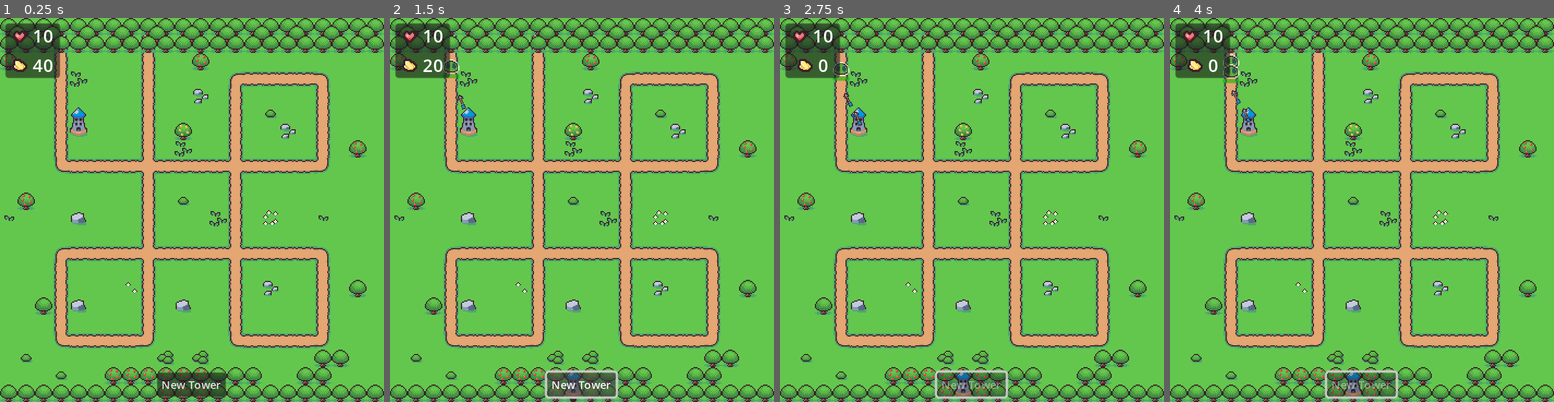
Above: before the commit, frames 1-4 (left to right).
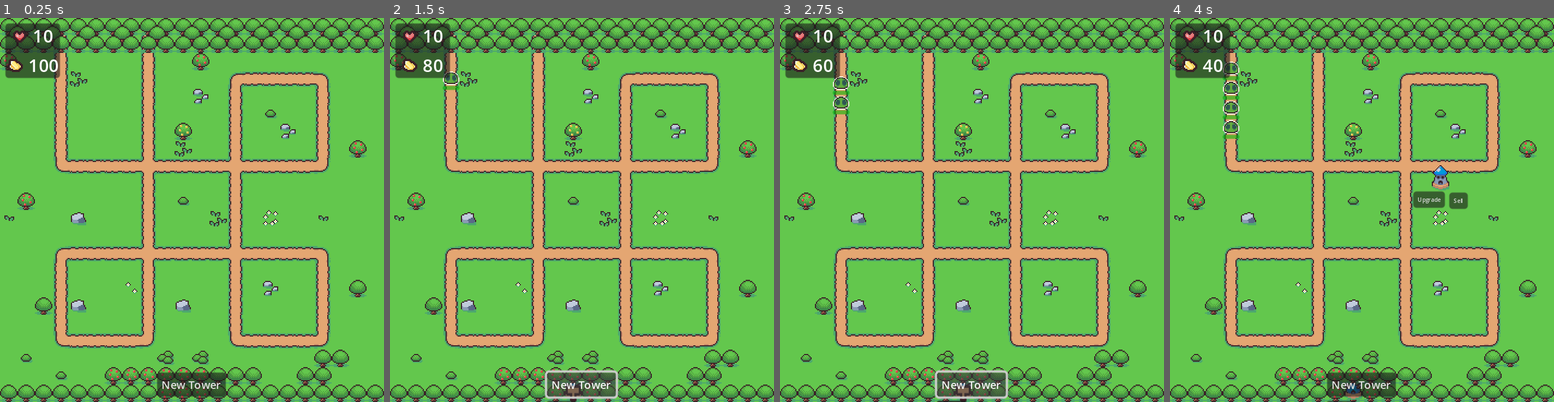
Above: after the commit, the same moments.

Repository: Th1nhNg0/Farm-Defender-Tactics
Game: Godot game, scene res://Scenes/MainScenes/main.tscn
Same seed, same stepped clock (60 frames per second), same inputs: the game is played once before the commit and once after it.
Inputs (mouse positions are in pixels of both pictures, inside the frame that each line leads up to):
- Up to frame 1 (0.25 s): no input
- Up to frame 2 (1.5 s): click "New Tower" at 0.5 s; click "New Tower" at 1.25 s
- Up to frame 3 (2.75 s): click "New Tower" at 2 s
- Up to frame 4 (4 s): move the mouse to (1446, 190) at 2.77 s; click (1446, 190) at 2.92 s; click (1427, 198) at 3.5 s, where only the run after the commit has a clickable "Upgrade"

The runs differ from the first frame. In frame 1, 0.5% of the frame differs, in the area x 1-23%, y 10-31%; in frame 2, 0.8%; in frame 3, 1.6%; in frame 4, 3.4%, in the area x 3-78%, y 9-100%.

Commit message:
Fix tower bullet speed and enemy money on die

Diff:
--- /dev/null
+++ b/Components/base_component.gd
@@ -0,0 +1,46 @@
+@icon("res://Assets/component_icon.svg")
+extends Node
+class_name BaseComponent
+
+## A base for components.
+
+## Emitted when the component is enabled when it was disabled.
+signal was_enabled()
+## Emitted when the component is disabled when it was enabled.
+signal was_disabled()
+
+@export_category("BaseComponent")
+
+## Whether the component is enabled.
+@export var enabled := true:
+	set(enabled_):
+		var previous_state := enabled
+		enabled = enabled_
+
+		# State change signals.
+		if previous_state != enabled:
+			if enabled:
+				was_enabled.emit()
+			else:
+				was_disabled.emit()
+	get:
+		return enabled
+
+## Enable the component.
+func enable() -> void:
+	enabled = true
+
+## Disable the component.
+func disable() -> void:
+	enabled = false
+
+## Return whether the component is enabled.
+func is_enabled() -> bool:
+	return enabled
+
+func _ready() -> void:
+	pass
+
+# Returns a nice smoothed value independent of frame rate.
+func _smoothed(value: float, delta: float) -> float:
+	return 1.0 - exp(-delta * value)
--- /dev/null
+++ b/Components/bounce_component.gd
@@ -0,0 +1,120 @@
+@icon("res://Assets/component_icon.svg")
+extends BaseComponent
+class_name TweenedComponent
+
+## Looping types.
+enum Loop {
+	FROM_START, # repeat from the start on a loop
+	PING_PONG,  # repeat back and forth
+	OFF,        # do not repeat
+}
+
+## Represents no time at all, in seconds(!).
+const NO_DURATION := 0.0
+
+## Emitted when the tween has started.
+signal started()
+
+## Emitted when the tween has stopped.
+signal stopped()
+
+## Emitted when the tween has finished.
+signal finished()
+
+## Emitted when a tween loop has finished.
+signal loop_finished(loop_count: int)
+
+## Emitted when a tween step has finished.
+signal step_finished(idx: int)
+
+## The tween's transition type.
+@export var transition: Tween.TransitionType = Tween.TRANS_SINE:
+	set(transition_):
+		transition = transition_
+		if _tween:
+			_tween.set_trans.call_deferred(transition)
+
+## The tween's easing type.
+@export var easing: Tween.EaseType = Tween.EASE_IN:
+	set(easing_):
+		easing = easing_
+		if _tween:
+			_tween.set_ease.call_deferred(easing)
+
+## How to loop the tween.
+@export var loop: Loop = Loop.FROM_START
+
+## How long the tween should take (in seconds).  3,600s is one hour...
+@export_range(0.0, 60.0, 0.01, "hide_slider", "suffix:s", "or_greater") var duration := 1.0
+
+## How many times to repeat.  0 means repeat infinitely.
+@export_range(0, 1_000, 1, "or_greater") var repeats := 0
+
+# The tween which controls the animation.
+@onready var _tween: Tween
+
+## Return the tween.
+func get_tween() -> Tween:
+	return _tween
+
+# Whether the tween is playing.
+var _is_playing := false
+
+## Return whether the animation is playing.
+func is_playing() -> bool:
+	return _is_playing
+
+func _ready() -> void:
+	super()
+
+	# Start/stop the tween if the component is enabled/disabled.
+	was_enabled.connect(_on_was_enabled)
+	was_disabled.connect(_on_was_disabled)
+
+	_tween = get_tree().create_tween()
+	_tween.pause()
+
+	_tween.set_trans(transition)
+	_tween.set_ease(easing)
+	_tween.set_loops(repeats)
+
+	# Passthrough signals from the tween.
+	_tween.finished.connect(_on_tween_finished)
+	_tween.loop_finished.connect(_on_tween_loop_finished)
+	_tween.step_finished.connect(_on_tween_step_finished)
+
+	define_tween.call_deferred()
+
+func start() -> void:
+	_is_playing = true
+	_tween.play()
+	started.emit()
+
+func stop() -> void:
+	_is_playing = false
+	_tween.pause()
+	stopped.emit()
+
+## Define the tween.
+func define_tween() -> void:
+	assert(false, "define_tween() should be overloaded in the derived class.")
+
+# The method defining the tween's activity.
+func _define_tween() -> void:
+	define_tween()
+	_tween.pause()
+
+func _on_was_enabled() -> void:
+	start()
+
+func _on_was_disabled() -> void:
+	stop()
+
+func _on_tween_loop_finished(loop_count: int) -> void:
+	loop_finished.emit(loop_count)
+
+func _on_tween_step_finished(idx: int) -> void:
+	step_finished.emit(idx)
+
+func _on_tween_finished() -> void:
+	finished.emit()
--- /dev/null
+++ b/Components/bounce_component.tscn
@@ -0,0 +1,6 @@
+[gd_scene load_steps=2 format=3 uid="uid://cswm8swbunqwk"]
+
+[ext_resource type="Script" path="res://Components/bounce_component.gd" id="1_yollg"]
+
+[node name="bounce_component" type="Node2D"]
+script = ExtResource("1_yollg")
--- /dev/null
+++ b/Components/tweened_component.gd
@@ -0,0 +1,52 @@
+@icon("res://Assets/component_icon.svg")
+extends TweenedComponent
+class_name BounceComponent
+
+## Add a simple bouncing effect to a [Node2D].
+##
+## Attach the component to a [Node2D] to make it bounce.
+
+## How far to move the node from its original position (in pixels).
+@export var displacement := Vector2.ZERO
+
+# The node to bounce.
+var _target_node: Node2D
+
+# The original position of the node.
+var _original_position: Vector2
+
+func _ready() -> void:
+	super()
+
+	# Assign the target node.
+	_target_node = get_parent() as Node2D
+	assert(_target_node, "BounceComponent must be a child of a Node2D node in %s." % [str(get_path())])
+
+	# Record the target node's original position so that we can tween back to it.
+	_original_position = _target_node.position
+
+	# Start the tween if the component is enabled.
+	if enabled:
+		start.call_deferred()
+
+## Define the tween for this component.
+func define_tween() -> void:
+	# Determine the tween's final target position.
+	var target_position := _original_position + displacement
+
+	# Set up the first part of the tween to move to the target position.
+	get_tween().tween_property(_target_node, "position", target_position,
+		duration)
+
+	# Determine how to loop this tween.
+	match loop:
+		# If it loops from the start, go back to the original position instantly.
+		Loop.FROM_START:
+			get_tween().tween_property(_target_node, "position",
+				_original_position, NO_DURATION)
+		# If it ping-pongs, tween back to the original position.
+		Loop.PING_PONG:
+			get_tween().tween_property(_target_node, "position",
+				_original_position, duration)
+		_:
+			pass
--- a/Components/velocity_component.gd
+++ /dev/null
@@ -1,51 +0,0 @@
-@icon("res://Assets/component_icon.svg")
-class_name VelocityComponent
-extends Node
-
-## Apply acceleration and deceleration to [member CharacterBody2D.velocity].
-
-## The target velocity when decelerating.
-const DECELERATION_TARGET_VELOCITY := Vector2.ZERO
-
-## The maximum speed (pixels per second).
-@export_range(0.0, 1000.0, 0.01, "or_greater", "hide_slider") var max_speed := 64.0
-
-## The acceleration coefficient (0.0-1.0).  1.0 is instantaneous (full speed at
-## [i]t=0[/i]).
-@export_range(0.0, 1.0) var acceleration_coefficient := 1.0
-
-## The deceleration coefficient (0.0-1.0).  1.0 is instantaneous (full speed at
-## [i]t=0[/i]).
-@export_range(0.0, 1.0) var deceleration_coefficient := 1.0
-
-## The direction of the velocity.
-var direction := Vector2.ZERO
-
-## The [CharacterBody2D] to move.
-var character_node:CharacterBody2D
-
-func _ready() -> void:
-	character_node = get_parent() as CharacterBody2D
-	assert(character_node, "VelocityComponent must be a child of a CharacterBody2D node in %s." % [str(get_path())])
-
-func _physics_process(_delta: float) -> void:
-	# Accelerate if we have somewhere to go.
-	if direction: # bool(Vector2.ZERO) == false
-		_accelerate()
-	else:
-		# Decelerate if we're still moving.
-		if character_node.velocity:
-			_decelerate()
-
-	character_node.move_and_slide()
-
-# Accelerate the [member character_node].
-func _accelerate() -> void:
-	var acceleration_rate := max_speed * acceleration_coefficient
-	var speed = direction.normalized() * max_speed
-	character_node.velocity = character_node.velocity.move_toward(speed, acceleration_rate)
-
-# Decelerate the [member character_node].
-func _decelerate() -> void:
-	var deceleration_rate := max_speed * deceleration_coefficient
-	character_node.velocity = character_node.velocity.move_toward(DECELERATION_TARGET_VELOCITY, deceleration_rate)
--- a/Scenes/Characters/Enemy/BaseEnemy.gd
+++ b/Scenes/Characters/Enemy/BaseEnemy.gd
@@ -1,6 +1,8 @@
 class_name BaseEnemy
 extends PathFollow2D
 
+@export var money_on_die = 10
+@export var damage = 2
 @onready var health_component: HealthComponent = $HealthComponent as HealthComponent
 @onready var health_bar: ProgressBar = $HealthBar
 
@@ -9,10 +11,15 @@
 	health_bar.max_value = health_component.health
 	health_bar.value = health_component.health
 
+func _process(delta):
+	if progress_ratio>=1:
+		SignalBus.decrease_health_on_enemy_finish_path.emit(damage)
+		queue_free()
 
 func _on_health_component_changed(health) -> void:
 	health_bar.value = health
 
 
 func _on_health_component_died():
+	SignalBus.increase_money_on_enemy_die.emit(money_on_die)
 	queue_free()
--- a/Scenes/Characters/Enemy/BaseEnemy.tscn
+++ b/Scenes/Characters/Enemy/BaseEnemy.tscn
@@ -9,23 +9,25 @@
 [sub_resource type="CircleShape2D" id="CircleShape2D_rlwmp"]
 
 [node name="Enemy" type="PathFollow2D" groups=["enemy"]]
+h_offset = -8.0
+v_offset = -8.0
 rotates = false
 cubic_interp = false
 loop = false
 script = ExtResource("1_oynpi")
+money_on_die = 2
 
 [node name="HealthBar" type="ProgressBar" parent="."]
 self_modulate = Color(0, 1, 0, 1)
 texture_filter = 1
-offset_left = -8.0
-offset_top = -1.0
-offset_right = 8.0
-offset_bottom = 3.0
+offset_top = 14.0
+offset_right = 16.0
+offset_bottom = 18.0
 show_percentage = false
 metadata/_edit_use_anchors_ = true
 
 [node name="Sprite" type="Sprite2D" parent="."]
-position = Vector2(0, -16)
+position = Vector2(8, -1)
 texture = ExtResource("1_gbpkx")
 hframes = 3
 vframes = 4
@@ -36,9 +38,11 @@
 
 [node name="EnemyMovementComponent" type="Node" parent="." node_paths=PackedStringArray("Actor")]
 script = ExtResource("1_omn41")
+speed = 20
 Actor = NodePath("..")
 
 [node name="HurtboxComponent" type="Area2D" parent="." node_paths=PackedStringArray("health_component")]
+position = Vector2(8, 15)
 collision_layer = 16
 collision_mask = 0
 script = ExtResource("4_sg738")
--- /dev/null
+++ b/Scenes/Characters/Towers/ArchTower1/ArchTower1.tscn
@@ -0,0 +1,16 @@
+[gd_scene load_steps=4 format=3 uid="uid://djjm7tsa2aqtm"]
+
+[ext_resource type="PackedScene" uid="uid://b4r2kv38r4lo5" path="res://Scenes/Characters/Towers/BaseTower/BaseTower.tscn" id="1_6gx3m"]
+[ext_resource type="PackedScene" uid="uid://d38rqksh4tudm" path="res://Scenes/Characters/Towers/ArchTower1/ArchTower1Bullet.tscn" id="2_73dy5"]
+[ext_resource type="PackedScene" uid="uid://cjh2g8pxcseha" path="res://Scenes/Characters/Towers/ArchTower2/ArchTower2.tscn" id="2_em4lt"]
+
+[node name="ArchTower1" instance=ExtResource("1_6gx3m")]
+tower_id = "arch1"
+update_towers = Array[PackedScene]([ExtResource("2_em4lt")])
+sell_price = 10
+
+[node name="Sprite" parent="." index="1"]
+frame = 17
+
+[node name="FireComponent" parent="." index="4"]
+bullet = ExtResource("2_73dy5")
--- /dev/null
+++ b/Scenes/Characters/Towers/ArchTower1/ArchTower1Bullet.tscn
@@ -0,0 +1,8 @@
+[gd_scene load_steps=2 format=3 uid="uid://d38rqksh4tudm"]
+
+[ext_resource type="PackedScene" uid="uid://c6tbqromi80hy" path="res://Scenes/Characters/Towers/BaseTower/BaseBullet.tscn" id="1_12pxr"]
+
+[node name="Bullet" instance=ExtResource("1_12pxr")]
+
+[node name="HitboxComponent2" parent="." index="2"]
+damage_amount = 8.0
--- /dev/null
+++ b/Scenes/Characters/Towers/ArchTower2/ArchTower2.tscn
@@ -0,0 +1,25 @@
+[gd_scene load_steps=5 format=3 uid="uid://cjh2g8pxcseha"]
+
+[ext_resource type="PackedScene" uid="uid://b4r2kv38r4lo5" path="res://Scenes/Characters/Towers/BaseTower/BaseTower.tscn" id="1_w2nlg"]
+[ext_resource type="PackedScene" uid="uid://wvsld2ysmodu" path="res://Scenes/Characters/Towers/ArchTower2/ArchTower2Bullet.tscn" id="2_0fsaw"]
+[ext_resource type="PackedScene" uid="uid://defwv2vkq8gdx" path="res://Scenes/Characters/Towers/ArchTower3/ArchTower3.tscn" id="2_ydtg0"]
+
+[sub_resource type="CircleShape2D" id="CircleShape2D_w0w4i"]
+radius = 70.0
+
+[node name="ArchTower2" instance=ExtResource("1_w2nlg")]
+tower_id = "arch2"
+update_towers = Array[PackedScene]([ExtResource("2_ydtg0")])
+sell_price = 20
+
+[node name="Sprite" parent="." index="1"]
+frame = 18
+
+[node name="ReloadTime" parent="." index="2"]
+wait_time = 0.8
+
+[node name="CollisionShape2D" parent="EnemyInRange" index="0"]
+shape = SubResource("CircleShape2D_w0w4i")
+
+[node name="FireComponent" parent="." index="4"]
+bullet = ExtResource("2_0fsaw")
--- /dev/null
+++ b/Scenes/Characters/Towers/ArchTower2/ArchTower2Bullet.tscn
@@ -0,0 +1,9 @@
+[gd_scene load_steps=2 format=3 uid="uid://wvsld2ysmodu"]
+
+[ext_resource type="PackedScene" uid="uid://c6tbqromi80hy" path="res://Scenes/Characters/Towers/BaseTower/BaseBullet.tscn" id="1_k8irx"]
+
+[node name="Bullet" instance=ExtResource("1_k8irx")]
+speed = 80
+
+[node name="HitboxComponent2" parent="." index="2"]
+damage_amount = 12.0
--- /dev/null
+++ b/Scenes/Characters/Towers/ArchTower3/ArchTower3.tscn
@@ -0,0 +1,24 @@
+[gd_scene load_steps=4 format=3 uid="uid://defwv2vkq8gdx"]
+
+[ext_resource type="PackedScene" uid="uid://b4r2kv38r4lo5" path="res://Scenes/Characters/Towers/BaseTower/BaseTower.tscn" id="1_63gyj"]
+[ext_resource type="PackedScene" uid="uid://wvsld2ysmodu" path="res://Scenes/Characters/Towers/ArchTower2/ArchTower2Bullet.tscn" id="2_fd472"]
+
+[sub_resource type="CircleShape2D" id="CircleShape2D_w0w4i"]
+radius = 90.0
+
+[node name="ArchTower3" instance=ExtResource("1_63gyj")]
+tower_id = "arch3"
+update_towers = Array[PackedScene]([])
+sell_price = 30
+
+[node name="Sprite" parent="." index="1"]
+vframes = 6
+
+[node name="ReloadTime" parent="." index="2"]
+wait_time = 0.6
+
+[node name="CollisionShape2D" parent="EnemyInRange" index="0"]
+shape = SubResource("CircleShape2D_w0w4i")
+
+[node name="FireComponent" parent="." index="4"]
+bullet = ExtResource("2_fd472")
--- /dev/null
+++ b/Scenes/Characters/Towers/ArchTower3/ArchTower3Bullet.tscn
@@ -0,0 +1,9 @@
+[gd_scene load_steps=2 format=3 uid="uid://b5vf6ah20uupj"]
+
+[ext_resource type="PackedScene" uid="uid://c6tbqromi80hy" path="res://Scenes/Characters/Towers/BaseTower/BaseBullet.tscn" id="1_nk7ii"]
+
+[node name="Bullet" instance=ExtResource("1_nk7ii")]
+speed = 100
+
+[node name="HitboxComponent2" parent="." index="2"]
+damage_amount = 16.0
--- a/Scenes/Characters/Towers/BaseTower/BaseBullet.gd
+++ b/Scenes/Characters/Towers/BaseTower/BaseBullet.gd
@@ -1,13 +1,14 @@
 class_name BaseBullet
-extends CharacterBody2D
+extends RigidBody2D
 
-@onready var velocity_component = $VelocityComponent as VelocityComponent
 @export var target:Vector2
+@export var speed:int
 
 func _on_hitbox_component_hit(hurtbox, amount) -> void:
 	queue_free()
 
 func _ready():
 	assert(target is Vector2, "Target should be provied")
-	velocity_component.direction=target-position
+	var direction=target-position
+	linear_velocity = direction.normalized()*speed
 	look_at(target)
--- a/Scenes/Characters/Towers/BaseTower/BaseBullet.tscn
+++ b/Scenes/Characters/Towers/BaseTower/BaseBullet.tscn
@@ -1,15 +1,16 @@
-[gd_scene load_steps=6 format=3 uid="uid://c6tbqromi80hy"]
+[gd_scene load_steps=5 format=3 uid="uid://c6tbqromi80hy"]
 
 [ext_resource type="Script" path="res://Scenes/Characters/Towers/BaseTower/BaseBullet.gd" id="1_mxawc"]
 [ext_resource type="Texture2D" uid="uid://co2086ke5dlwr" path="res://Assets/Tower_defense_asset_ pack/Base Tileset/world 01.png" id="1_ppcnh"]
-[ext_resource type="Script" path="res://Components/velocity_component.gd" id="3_mgekn"]
 [ext_resource type="PackedScene" uid="uid://cdndxskx0fgv2" path="res://Components/hitbox_component.tscn" id="5_6hx17"]
 
 [sub_resource type="RectangleShape2D" id="RectangleShape2D_n01ly"]
 size = Vector2(14, 6)
 
-[node name="Bullet" type="CharacterBody2D"]
+[node name="Bullet" type="RigidBody2D"]
+gravity_scale = 0.0
 script = ExtResource("1_mxawc")
+speed = 60
 
 [node name="CollisionShape2D" type="CollisionShape2D" parent="."]
 shape = SubResource("RectangleShape2D_n01ly")
@@ -21,11 +22,9 @@
 vframes = 10
 frame = 61
 
-[node name="VelocityComponent" type="Node" parent="."]
-script = ExtResource("3_mgekn")
-
 [node name="HitboxComponent2" parent="." instance=ExtResource("5_6hx17")]
 collision_layer = 0
+damage_amount = 10.0
 
 [node name="CollisionShape2D2" type="CollisionShape2D" parent="HitboxComponent2"]
 shape = SubResource("RectangleShape2D_n01ly")
--- /dev/null
+++ b/Scenes/Characters/Towers/BaseTower/BaseTower.gd
@@ -0,0 +1,51 @@
+class_name BaseTower
+extends Node2D
+
+@export var tower_id:String='temp_id'
+@export var update_towers:Array[PackedScene]
+@export var sell_price = 10
+@onready var sprite = $Sprite
+@onready var tooltip = $Tooltip
+
+var selected:bool=false
+
+func _ready():
+	if len(update_towers)==0:
+		$Tooltip/Upgrade.disabled=true
+
+func on_selected_change(value:bool)->void:
+	selected=value
+	if selected:
+		tooltip.show()
+	else:
+		tooltip.hide()
+
+func _input(event):
+	if event is InputEventMouseButton:
+		if event.button_index==MOUSE_BUTTON_LEFT and event.is_pressed():
+			var global_clicked=event.position
+			if sprite.get_rect().has_point(to_local(global_clicked)):
+				on_selected_change(true)
+		if event.button_index==MOUSE_BUTTON_RIGHT and event.is_pressed():
+			var global_clicked=event.position
+			if not sprite.get_rect().has_point(to_local(global_clicked)):
+				on_selected_change(false)
+
+func _on_sell_btn_button_up():
+	SignalBus.on_sell_tower.emit(sell_price)
+	queue_free()
+
+func _on_upgrade_button_up():
+	var towers = get_tree().get_nodes_in_group('towers') as Array[BaseTower]
+	var self_id = get_instance_id()
+	towers=towers.filter(func(x):return x.get_instance_id()!=self_id)
+	towers=towers.filter(func(x):return x.tower_id==tower_id)
+	if not len(towers):
+		return
+	var random_pair_tower = towers.pick_random()
+	random_pair_tower.queue_free()
+	var random_update_tower = update_towers.pick_random()
+	var new_tower = random_update_tower.instantiate()
+	new_tower.position = position
+	get_parent().add_child(new_tower)
+	queue_free()
--- a/Scenes/Characters/Towers/BaseTower/BaseTower.tscn
+++ b/Scenes/Characters/Towers/BaseTower/BaseTower.tscn
@@ -1,5 +1,6 @@
-[gd_scene load_steps=6 format=3 uid="uid://b4r2kv38r4lo5"]
+[gd_scene load_steps=7 format=3 uid="uid://b4r2kv38r4lo5"]
 
+[ext_resource type="Script" path="res://Scenes/Characters/Towers/BaseTower/BaseTower.gd" id="1_b4wha"]
 [ext_resource type="Texture2D" uid="uid://co2086ke5dlwr" path="res://Assets/Tower_defense_asset_ pack/Base Tileset/world 01.png" id="1_jb15d"]
 [ext_resource type="PackedScene" uid="uid://b71etomint41x" path="res://Components/enemy_in_range.tscn" id="3_vvj6i"]
 [ext_resource type="Script" path="res://Components/fire_component.gd" id="4_a48ga"]
@@ -8,24 +9,28 @@
 [sub_resource type="CircleShape2D" id="CircleShape2D_uk3lj"]
 radius = 50.0
 
-[node name="BaseTower" type="Node2D"]
+[node name="BaseTower" type="Node2D" groups=["towers"]]
+script = ExtResource("1_b4wha")
+update_towers = null
+sell_price = null
 
 [node name="Marker2D" type="Marker2D" parent="."]
-position = Vector2(8, -2)
+position = Vector2(8, -1)
 
 [node name="Sprite" type="Sprite2D" parent="."]
-position = Vector2(8, -1)
+position = Vector2(8, 0)
 texture = ExtResource("1_jb15d")
 hframes = 22
 vframes = 5
 frame = 19
 
 [node name="ReloadTime" type="Timer" parent="."]
-wait_time = 0.3
 autostart = true
 
 [node name="EnemyInRange" parent="." instance=ExtResource("3_vvj6i")]
+position = Vector2(0, 1)
 collision_layer = 0
+input_pickable = false
 
 [node name="CollisionShape2D" type="CollisionShape2D" parent="EnemyInRange"]
 position = Vector2(8, 0)
@@ -37,3 +42,30 @@
 enemyInRange = NodePath("../EnemyInRange")
 bullet = ExtResource("5_t0grx")
 fire_position = NodePath("../Marker2D")
+
+[node name="Tooltip" type="HBoxContainer" parent="."]
+z_index = 1
+anchors_preset = 5
+anchor_left = 0.5
+anchor_right = 0.5
+offset_left = -17.0
+offset_top = 15.0
+offset_right = 33.0
+offset_bottom = 31.0
+grow_horizontal = 2
+
+[node name="Upgrade" type="Button" parent="Tooltip"]
+layout_mode = 2
+size_flags_horizontal = 4
+size_flags_vertical = 4
+theme_override_font_sizes/font_size = 5
+text = "Upgrade"
+
+[node name="SellBtn" type="Button" parent="Tooltip"]
+layout_mode = 2
+size_flags_vertical = 8
+theme_override_font_sizes/font_size = 5
+text = "Sell"
+
+[connection signal="button_up" from="Tooltip/Upgrade" to="." method="_on_upgrade_button_up"]
+[connection signal="button_up" from="Tooltip/SellBtn" to="." method="_on_sell_btn_button_up"]
--- a/Scenes/MainScenes/main.tscn
+++ b/Scenes/MainScenes/main.tscn
@@ -2,9 +2,9 @@
 
 [ext_resource type="Script" path="res://Scripts/main.gd" id="1_4u68o"]
 [ext_resource type="PackedScene" uid="uid://cmg7cphve3vqm" path="res://Scenes/UI/UI.tscn" id="1_vnkuy"]
+[ext_resource type="PackedScene" uid="uid://djjm7tsa2aqtm" path="res://Scenes/Characters/Towers/ArchTower1/ArchTower1.tscn" id="2_3nu6d"]
 [ext_resource type="Texture2D" uid="uid://co2086ke5dlwr" path="res://Assets/Tower_defense_asset_ pack/Base Tileset/world 01.png" id="3_7suyo"]
 [ext_resource type="PackedScene" uid="uid://cjri3m6cpa0ts" path="res://Scenes/Characters/Enemy/BaseEnemy.tscn" id="4_xdvvy"]
-[ext_resource type="PackedScene" uid="uid://b4r2kv38r4lo5" path="res://Scenes/Characters/Towers/BaseTower/BaseTower.tscn" id="5_5wgc0"]
 [ext_resource type="PackedScene" uid="uid://c1s5e4jik546q" path="res://Scenes/Characters/Towers/Placeholder.tscn" id="5_ilxpv"]
 [ext_resource type="Script" path="res://Components/spawn_component.gd" id="5_yc7ll"]
 
@@ -321,7 +321,7 @@
 [node name="Main" type="Node2D"]
 y_sort_enabled = true
 script = ExtResource("1_4u68o")
-basic_towers = Array[PackedScene]([ExtResource("5_5wgc0")])
+basic_towers = Array[PackedScene]([ExtResource("2_3nu6d")])
 
 [node name="UI" parent="." node_paths=PackedStringArray("GAME_SCENCE") instance=ExtResource("1_vnkuy")]
 GAME_SCENCE = NodePath("..")
@@ -352,9 +352,6 @@
 [node name="Towers" type="Node2D" parent="."]
 y_sort_enabled = true
 
-[node name="BaseTower" parent="Towers" instance=ExtResource("5_5wgc0")]
-position = Vector2(64, 96)
-
 [node name="Placeholder" parent="." instance=ExtResource("5_ilxpv")]
 position = Vector2(80, 32)
 
--- /dev/null
+++ b/Scripts/SignalBus.gd
@@ -0,0 +1,5 @@
+extends Node
+
+signal increase_money_on_enemy_die(increase_money:int)
+signal decrease_health_on_enemy_finish_path(decrease_health:int)
+signal on_sell_tower(price:int)
--- a/Scripts/main.gd
+++ b/Scripts/main.gd
@@ -5,13 +5,17 @@
 
 @export var basic_towers:Array[PackedScene]
 @onready var placeholder = $Placeholder
+@onready var towersNode = $Towers
 
-var money = 40
+var money = 100
 var health = 10
 var build_mode = false
 
 func _ready():
 	placeholder.hide()
+	SignalBus.connect('increase_money_on_enemy_die',_increase_money)
+	SignalBus.connect('decrease_health_on_enemy_finish_path',_decrease_health_on_enemy_finish_path)
+	SignalBus.connect('on_sell_tower',_increase_money)
 
 func active_build_mode():
 	if build_mode:
@@ -22,7 +26,6 @@
 func deactivate_build_mode():
 	build_mode = false
 	placeholder.hide()
-
 
 func _input(event: InputEvent) -> void:
 	if not build_mode:
@@ -38,6 +41,13 @@
 				var new_tower = tower.instantiate()
 				new_tower.position = placeholder.position
 				money -= 20
-				add_child(new_tower)
+				towersNode.add_child(new_tower)
 			build_mode=false
 			placeholder.hide()
+
+
+func _increase_money(value):
+	money+=value
+
+func _decrease_health_on_enemy_finish_path(value):
+	health-=value
--- a/project.godot
+++ b/project.godot
@@ -16,6 +16,10 @@
 config/features=PackedStringArray("4.1", "Forward Plus")
 config/icon="res://Assets/DALL·E 2023-11-21 20.51.18 - Design a logo for a tower defense game called 'Farm-Defender-Tactics'. The logo should feature stylized, bold lettering for the game title, incorporat.png"
 
+[autoload]
+
+SignalBus="*res://Scripts/SignalBus.gd"
+
 [display]
 
 window/size/viewport_width=352
